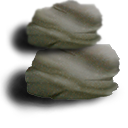
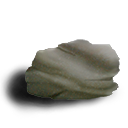
Before/after of a 128 x 128 layered artwork. What changed in the layer stack:
hid "Rock1" over [6, 0, 104, 62]
